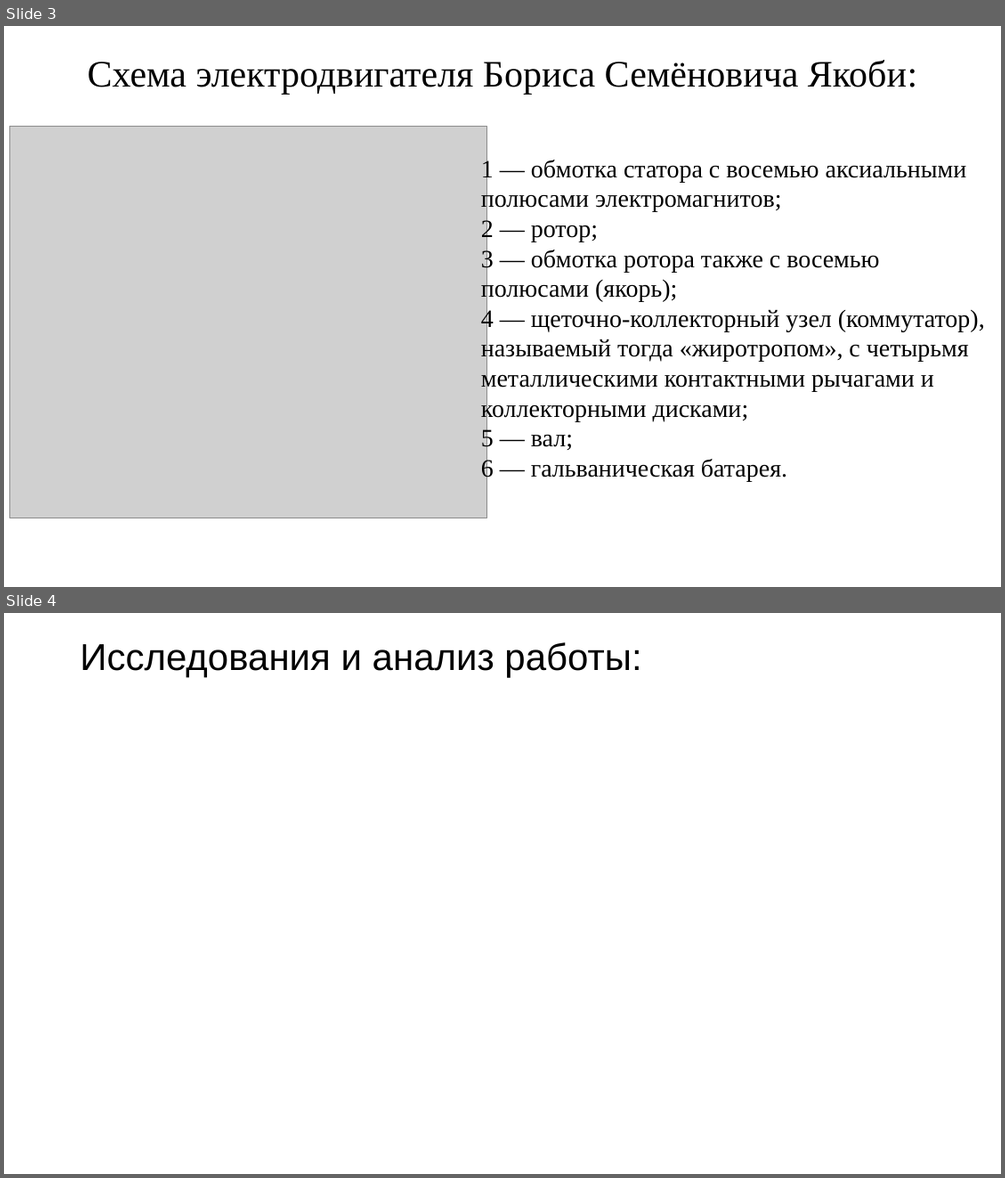
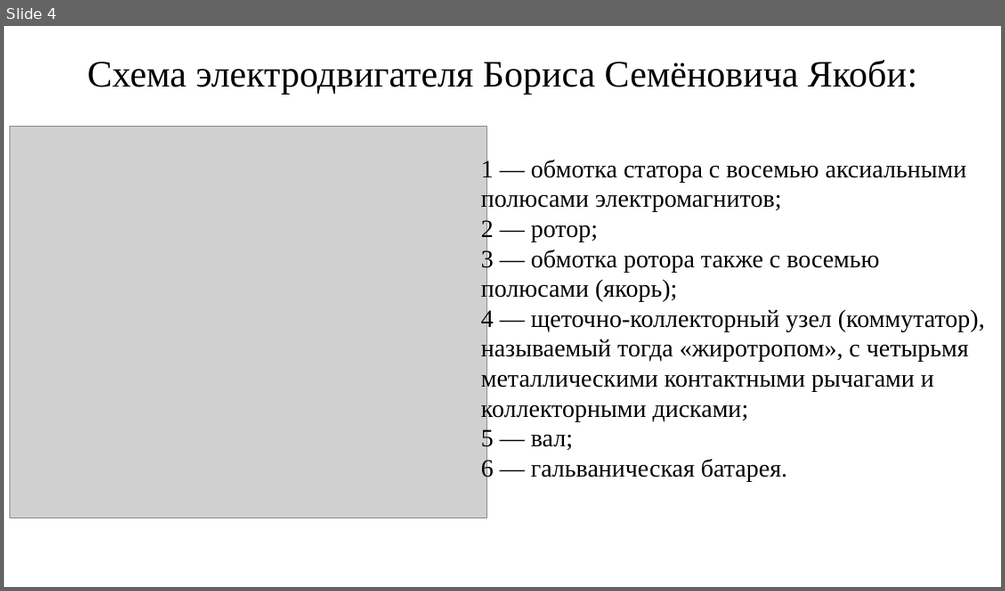
Before and after one commit to KuzovlevAnton/photos, a slide deck: Кузовлев.pptx. Shown one above the other, each under a label of ours: slides 3 and 4 before the commit, slide 4 after it. The pictures are 1005x1178 and 1005x591 pixels, drawn with LibreOffice and Linux fonts; fonts in the diff are those of the drawing; grey boxes stand for pictures. Boxes give left, top, right and bottom in pixels: in the first picture for what was removed or moved away, otherwise in the second. Text is boxed around its words. In the diff, an @@ line names an element or a change of style, - is before the commit and + after.

```diff
--- a/Кузовлев.pptx
+++ b/Кузовлев.pptx
@@ slide 4 removed at box(4, 613, 1001, 1174), background #FFFFFF @@
@@ title removed at box(80, 642, 641, 677) @@
-Исследования и анализ работы:
@@ what was slide 3 is now slide 4 @@
```
Also in this commit, not shown: 4 slides added.
